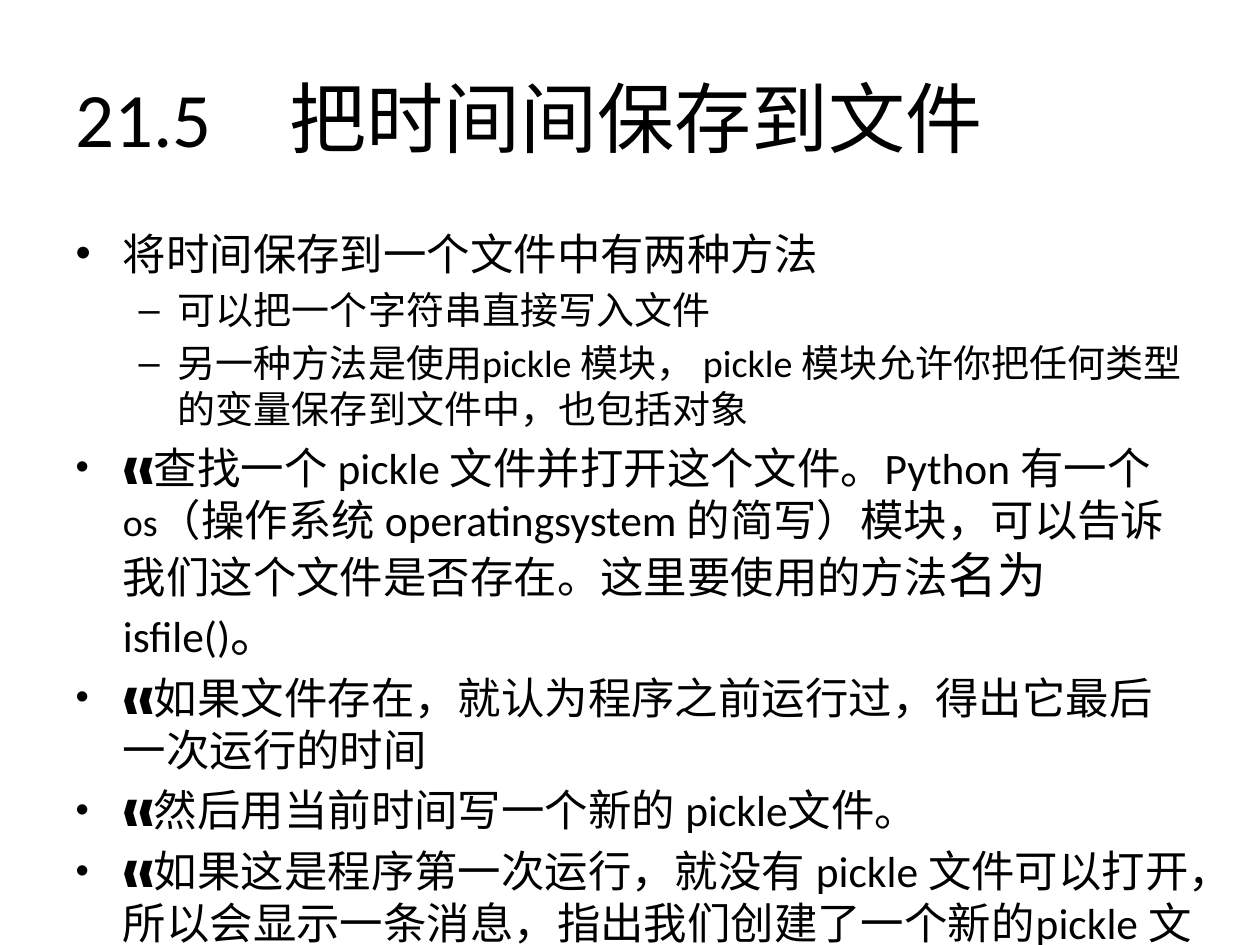
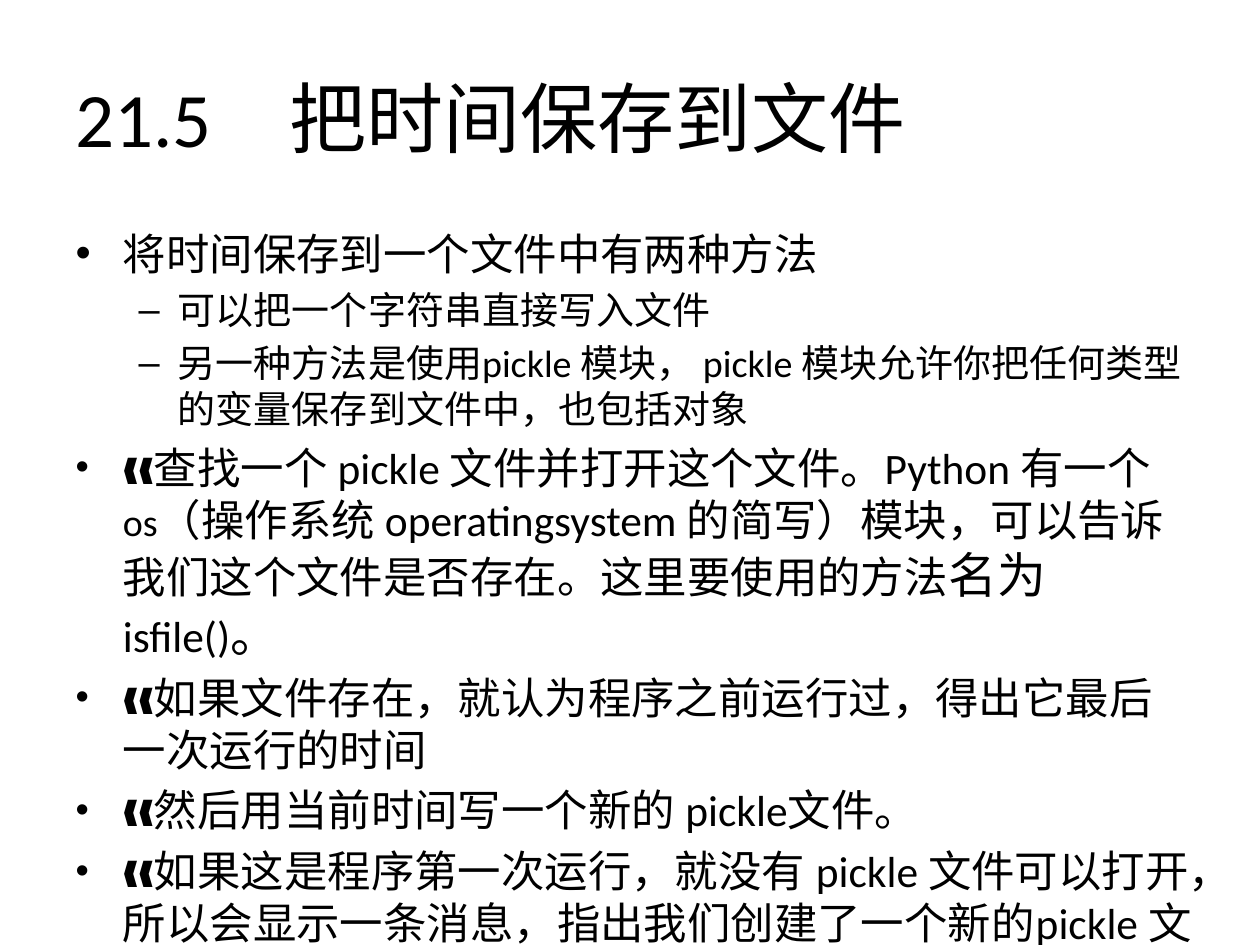
Before and after one commit to zhinan18/Python3, a slide deck: slide 210 of readme/Python3.pptx. Drawn at 1260x945 pixels with LibreOffice and Linux fonts; fonts in the diff are those of the drawing. Boxes give left, top, right and bottom in pixels: in the first picture for what was removed or moved away, otherwise in the second. Text is boxed around its words. In the diff, an @@ line names an element or a change of style, - is before the commit and + after.

```diff
--- a/readme/Python3.pptx
+++ b/readme/Python3.pptx
@@ title at (76,82,905,153): text changed @@
-21.5 把时间间保存到文件
+21.5 把时间保存到文件
```
Also in this commit, not shown: 10 slides added, 6 other files.
